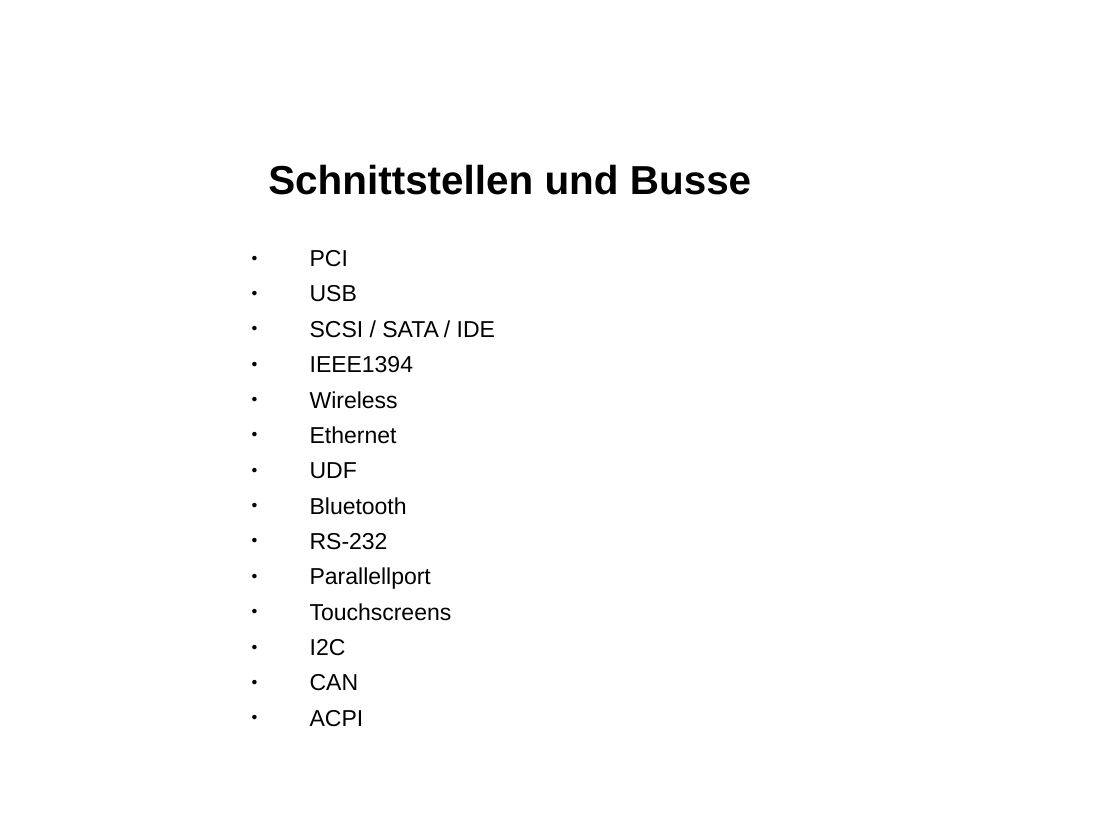
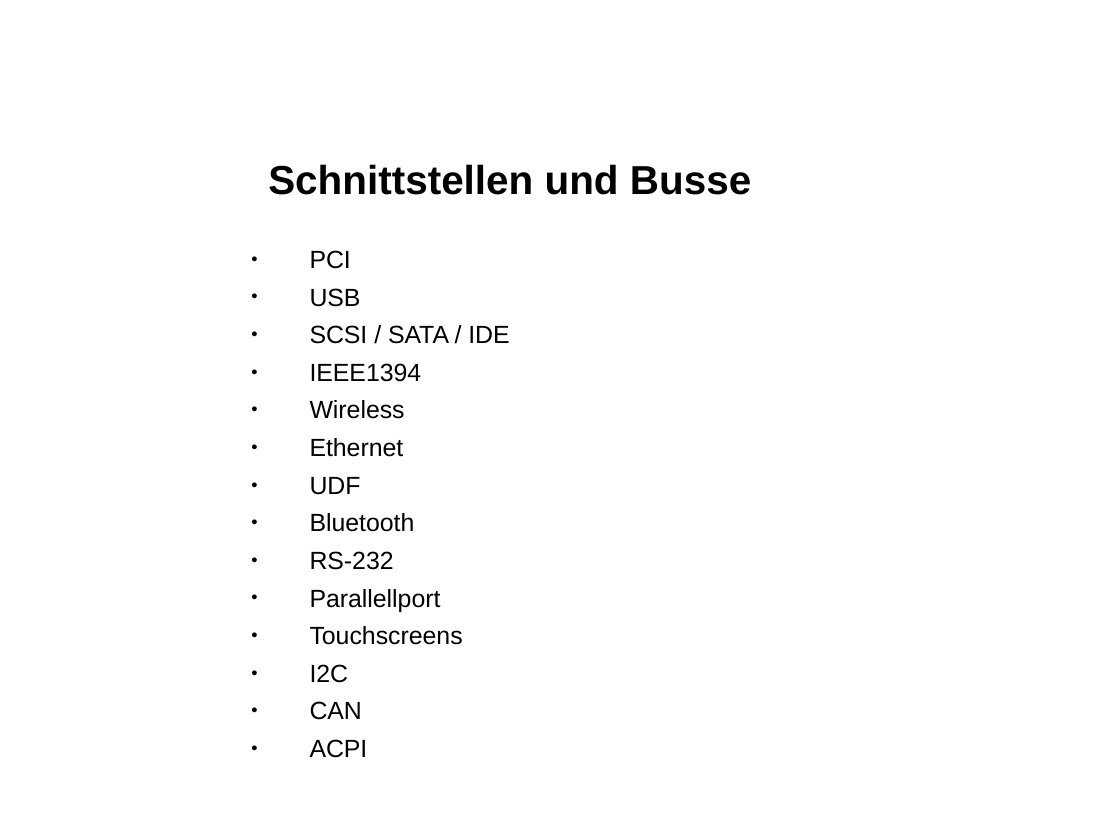
Before and after one commit to eojthejudge/softwaredesigndocs, a slide deck: slide 11 of Portieren/Marktuebersicht_Windows_Embedded.ppt. Drawn at 1120x840 pixels with LibreOffice and Linux fonts; fonts in the diff are those of the drawing; background and template pictures are left out. Boxes give left, top, right and bottom in pixels: in the first picture for what was removed or moved away, otherwise in the second. Text is boxed around its words. In the diff, an @@ line names an element or a change of style, - is before the commit and + after.

```diff
--- a/Portieren/Marktuebersicht_Windows_Embedded.ppt
+++ b/Portieren/Marktuebersicht_Windows_Embedded.ppt
@@ text "PCI" at [310, 250, 509, 720]: size 14.8 to 16 pt @@
```
Also in this commit, not shown: 12 other slides changed.
